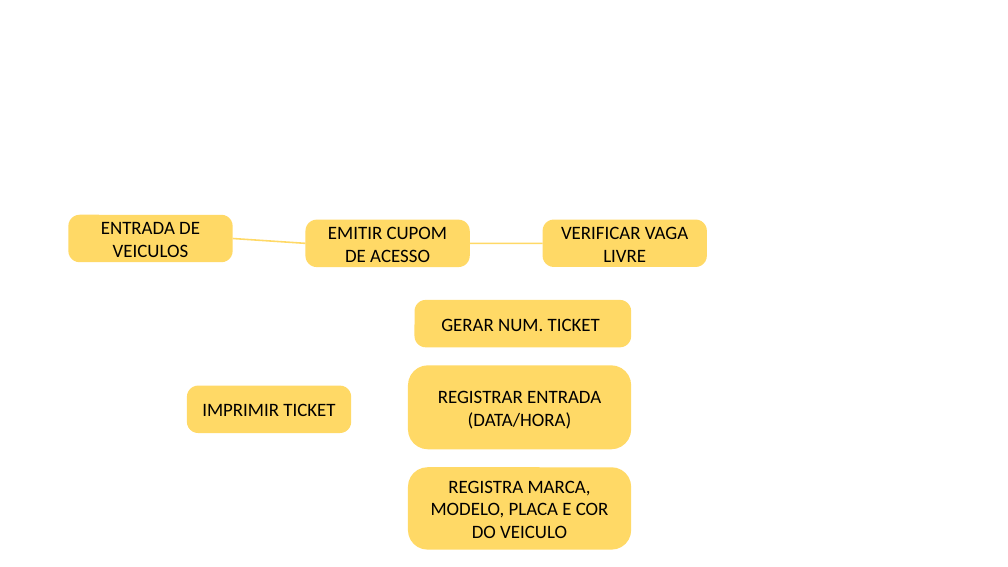
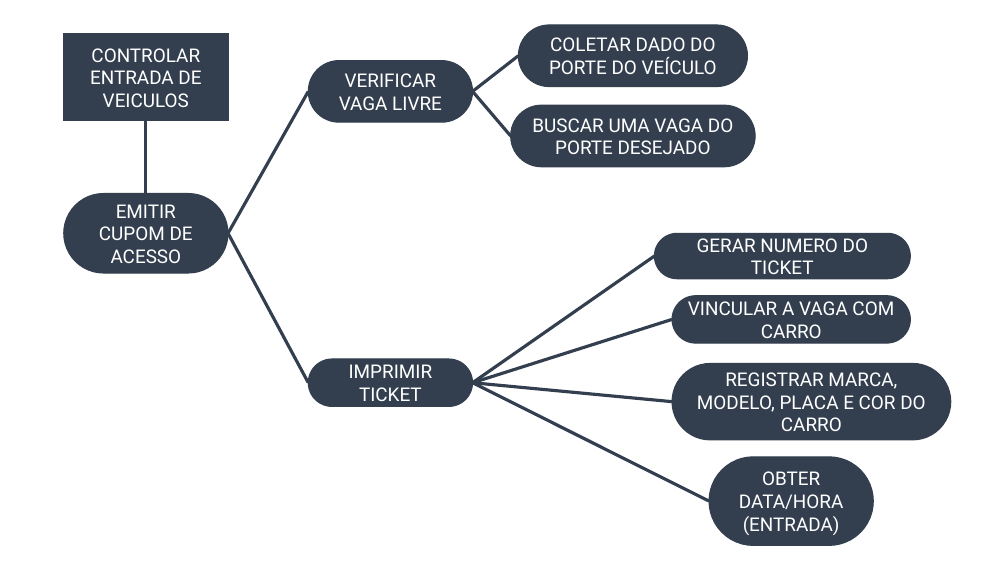
Before and after one commit to Laurapff/projetos, a slide deck: slide 1 of requisitos/mapa_mental.pptx (slide 2 before the commit). Drawn at 1008x567 pixels with LibreOffice and Linux fonts; fonts in the diff are those of the drawing. Boxes give left, top, right and bottom in pixels: in the first picture for what was removed or moved away, otherwise in the second. Text is boxed around its words. In the diff, an @@ line names an element or a change of style, - is before the commit and + after.

```diff
--- a/requisitos/mapa_mental.pptx
+++ b/requisitos/mapa_mental.pptx
@@ rounded rectangle added at (x1=519, y1=25, x2=748, y2=87), fill #333F50, outline #333F50 1 pt, 18 pt, text #FFFFFF @@
+COLETAR DADO DO PORTE DO VEÍCULO
@@ rounded rectangle "CONTROLAR ENTRADA DE VEICULOS" resized from (x1=68, y1=215, x2=232, y2=262) to (x1=64, y1=33, x2=228, y2=120) @@
@@ rounded rectangle "CONTROLAR ENTRADA DE VEICULOS" at (x1=64, y1=33, x2=228, y2=120): fill #FFD966 to #333F50; outline none to #333F50 1 pt; proportions changed @@
@@ text in rounded rectangle at (x1=90, y1=48, x2=201, y2=107): text changed; font Calibri to Roboto; text colour #000000 to #FFFFFF @@
-ENTRADA DE VEICULOS
+CONTROLAR ENTRADA DE VEICULOS
@@ line added from (519, 56) to (473, 91), #333F50 3 pt @@
@@ font Calibri to Roboto, text colour #000000 to #FFFFFF; fill #FFD966 to #333F50; outline none to #333F50 1 pt; proportions changed in 3 elements at (x1=309, y1=359, x2=473, y2=407), (x1=64, y1=194, x2=228, y2=273), (x1=309, y1=60, x2=473, y2=123) @@
@@ rounded rectangle "VERIFICAR VAGA LIVRE" resized from (x1=543, y1=219, x2=707, y2=267) to (x1=309, y1=60, x2=473, y2=123) @@
@@ line added from (228, 234) to (309, 91), #333F50 3 pt @@
@@ line added from (511, 136) to (473, 91), #333F50 3 pt @@
@@ rounded rectangle added at (x1=511, y1=105, x2=755, y2=167), fill #333F50, outline #333F50 1 pt, 18 pt, text #FFFFFF @@
+BUSCAR UMA VAGA DO PORTE DESEJADO
@@ line added from (146, 121) to (146, 194), #333F50 3 pt @@
@@ rounded rectangle "EMITIR CUPOM DE ACESSO" resized from (x1=306, y1=220, x2=470, y2=268) to (x1=64, y1=194, x2=228, y2=273) @@
@@ line added from (309, 383) to (228, 234), #333F50 3 pt @@
@@ line removed from (233, 239) to (306, 243) @@
@@ rounded rectangle added at (x1=655, y1=234, x2=911, y2=279), fill #333F50, outline #333F50 1 pt, 18 pt, text #FFFFFF @@
+GERAR NUMERO DO TICKET
@@ line removed from (470, 243) to (543, 243) @@
@@ line added from (655, 256) to (473, 383), #333F50 3 pt @@
@@ rounded rectangle added at (x1=672, y1=296, x2=910, y2=343), fill #333F50, outline #333F50 1 pt, 18 pt, text #FFFFFF @@
+VINCULAR A VAGA COM CARRO
@@ rounded rectangle removed at (x1=414, y1=300, x2=631, y2=348) @@
-GERAR NUM. TICKET
@@ line added from (672, 320) to (473, 383), #333F50 3 pt @@
@@ rounded rectangle "IMPRIMIR TICKET" moved from (x1=187, y1=386, x2=351, y2=433) to (x1=309, y1=359, x2=473, y2=407) @@
@@ rounded rectangle removed at (x1=408, y1=365, x2=631, y2=449) @@
-REGISTRAR ENTRADA (DATA/HORA)
@@ line added from (473, 383) to (709, 501), #333F50 3 pt @@
@@ line added from (672, 402) to (473, 383), #333F50 3 pt @@
@@ rounded rectangle "REGISTRAR MARCA, MODELO, PLACA E ..." at (x1=672, y1=364, x2=951, y2=440): fill #FFD966 to #333F50; outline none to #333F50 1 pt; proportions changed @@
@@ rounded rectangle "REGISTRAR MARCA, MODELO, PLACA E ..." resized from (x1=408, y1=467, x2=631, y2=550) to (x1=672, y1=364, x2=951, y2=440) @@
@@ text in rounded rectangle at (x1=697, y1=372, x2=925, y2=431): text changed; font Calibri to Roboto; text colour #000000 to #FFFFFF @@
-REGISTRA MARCA, MODELO, PLACA E COR DO VEICULO
+REGISTRAR MARCA, MODELO, PLACA E COR DO CARRO
@@ rounded rectangle added at (x1=709, y1=457, x2=873, y2=545), fill #333F50, outline #333F50 1 pt, 18 pt, text #FFFFFF @@
+OBTER DATA/HORA (ENTRADA)
```
Also in this commit, not shown: 1 slide added, 1 slide removed, 4 other files.
